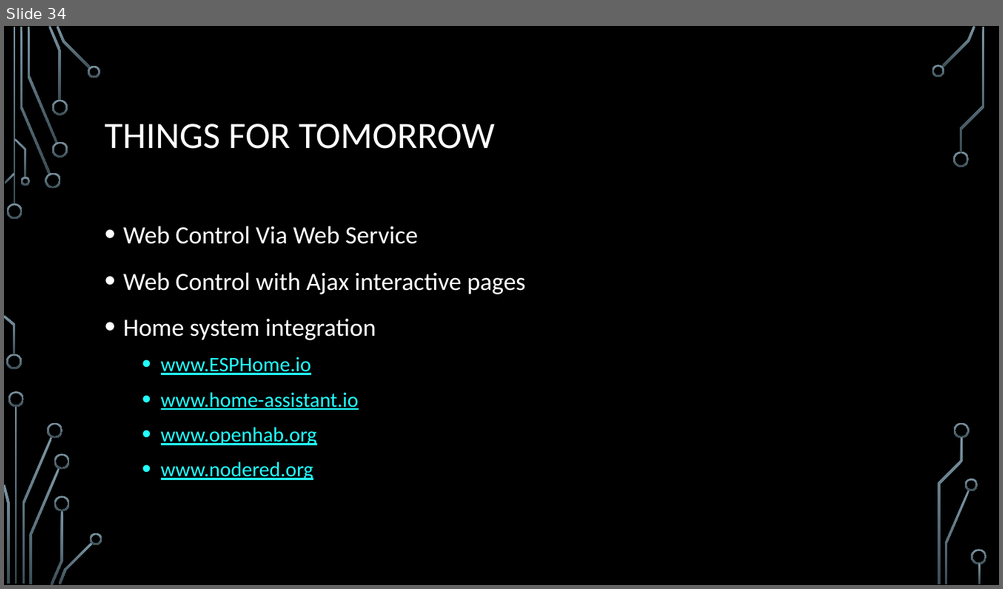
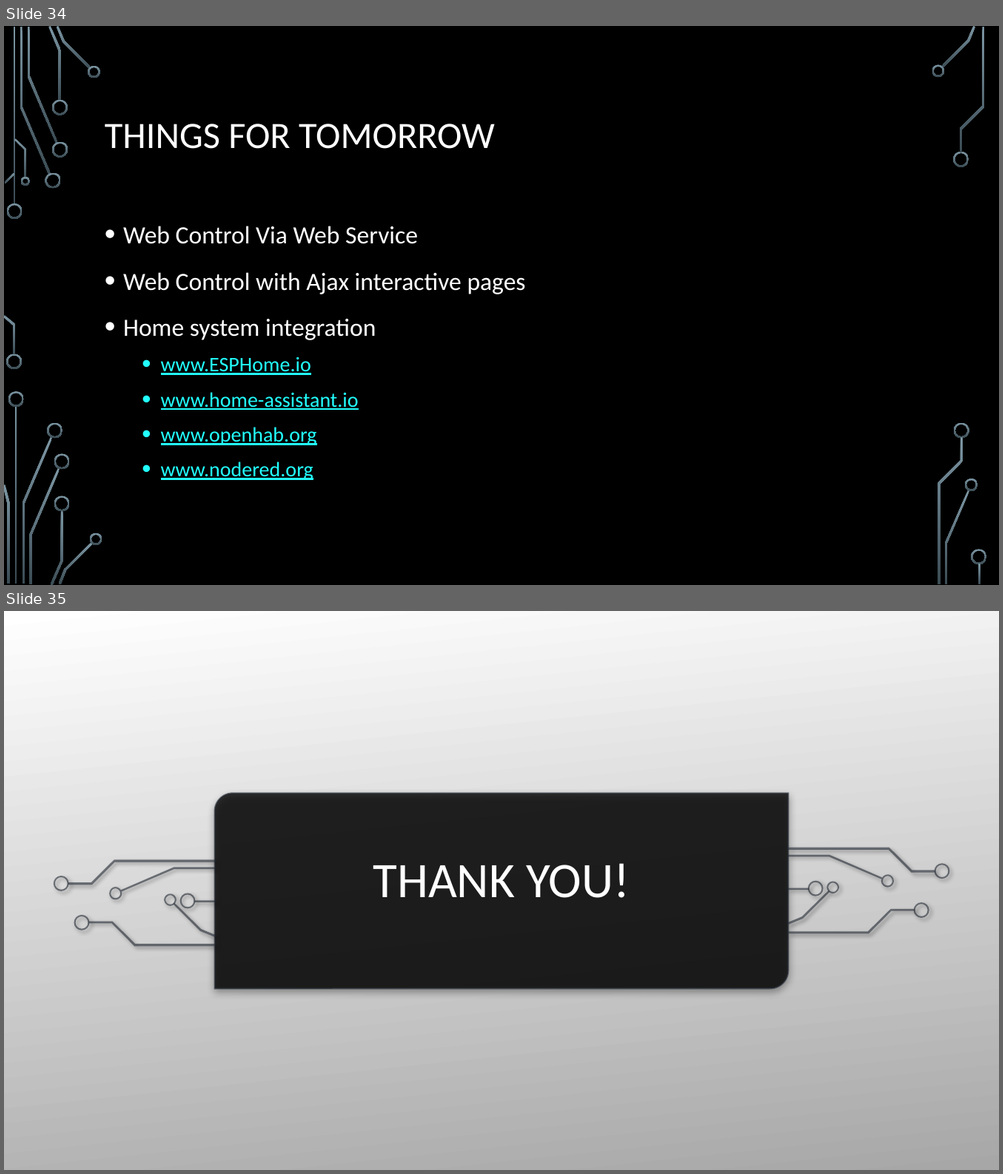
Before and after one commit to AardvarkMan/UltimateBlinkinLightClass, a slide deck: The Ultimate Blinkin Light.pptx. Shown one above the other, each under a label of ours: slide 34 before the commit, slides 34 and 35 after it. The pictures are 1003x589 and 1003x1174 pixels, drawn with LibreOffice and Linux fonts; fonts in the diff are those of the drawing; background and template pictures are left out. Boxes give left, top, right and bottom in pixels: in the first picture for what was removed or moved away, otherwise in the second. Text is boxed around its words. In the diff, an @@ line names an element or a change of style, - is before the commit and + after.

Commit message:
PowerPoint Upload

```diff
--- a/The Ultimate Blinkin Light.pptx
+++ b/The Ultimate Blinkin Light.pptx
@@ slide 35 added at (4,611,999,1170), background picture (left out) @@
@@ rectangle added at (4,611,999,1170), fill gradient #FFFFFF to #A7A7A7 @@
@@ round diag rect added at (214,793,788,988), fill #000000 at 80% opacity, outline #252C36 1.5 pt @@
@@ title added at (373,863,629,898), 48 pt, text #FFFFFF @@
+THANK YOU!
@@ group added at (54,847,950,947): 18 freeform shapes, 2 rectangles @@
@@ group added at (4,611,192,1170): 50 freeform shapes, 4 rectangles @@
```
